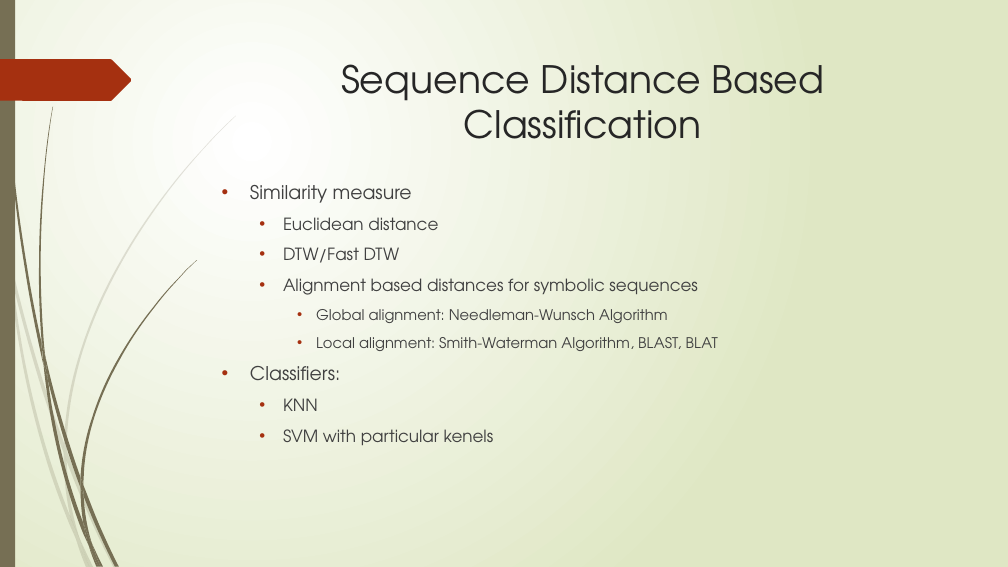
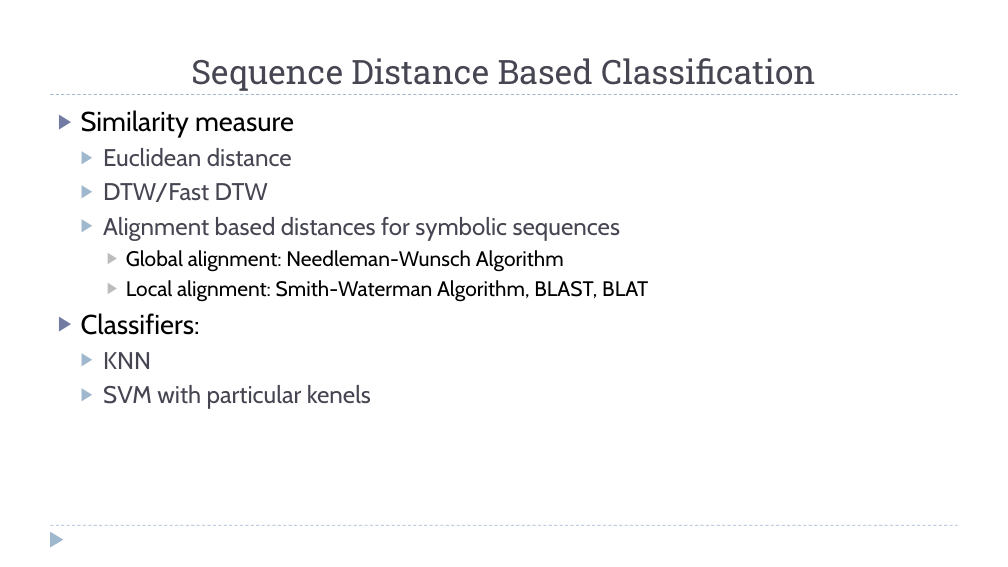
Before and after one commit to zixiaojindao/time-series-survey, a slide deck: slide 48 of slide/tsdm.pptx (slide 36 before the commit). Drawn at 1008x567 pixels with LibreOffice and Linux fonts; fonts in the diff are those of the drawing. Boxes give left, top, right and bottom in pixels: in the first picture for what was removed or moved away, otherwise in the second. Text is boxed around its words. In the diff, an @@ line names an element or a change of style, - is before the commit and + after.

```diff
--- a/slide/tsdm.pptx
+++ b/slide/tsdm.pptx
@@ background gradient #FFFFFF to #DFE8C4 to #FFFFFF @@
@@ rectangle removed at bbox=[0, 0, 15, 567] @@
@@ title "Sequence Distance Based Classification": place and size @@
-title "Sequence Distance Based Classification" at bbox=[341, 64, 825, 139]
+title "Sequence Distance Based Classification" at bbox=[191, 58, 815, 91]
@@ title "Sequence Distance Based Classification" at bbox=[191, 58, 815, 91]: size 36 to 32 pt, font TeX Gyre Adventor to Roboto Slab, text colour #262626 to #464653; vertical alignment top to bottom @@
@@ freeform shape removed at bbox=[0, 59, 132, 101] @@
@@ text "Similarity measure": place and size @@
-text "Similarity measure" at bbox=[250, 185, 718, 445]
+text "Similarity measure" at bbox=[81, 110, 648, 409]
@@ text "Similarity measure" at bbox=[81, 110, 648, 409]: size 18 to 26 pt in "Similarity measure", "Classifiers:"; font TeX Gyre Adventor to Cabin; text colour #404040 to #000000 in "Similarity measure", "Global alignment: Needleman-Wunsch Algorithm", "Local alignment: Smith-Waterman Algorithm, BLAST, BLAT", "Classifiers:"; size 16 to 23 pt, text colour #404040 to #464653 in "Euclidean distance", "DTW/Fast DTW", "Alignment based distances for symbolic sequences", "KNN" and 1 more places; size 14 to 20 pt in "Global alignment: Needleman-Wunsch Algorithm", "Local alignment: Smith-Waterman Algorithm, BLAST, BLAT"; bullet • to ▶; less space between paragraphs; bullet colour #A53010 to #727CA3; bullet colour #A53010 to #9FB8CD; bullet colour #A53010 to #BDBDBD @@
@@ line added from (51, 95) to (958, 95), #9FB8CD 0.75 pt dashed @@
@@ triangle added at bbox=[50, 532, 64, 548], fill #9FB8CD @@
@@ line added from (51, 526) to (958, 526), #9FB8CD 0.75 pt dashed @@
@@ group removed at bbox=[0, 116, 236, 567]: 10 freeform shapes @@
@@ group removed at bbox=[2, 0, 197, 567]: 12 freeform shapes @@
```
Also in this commit, not shown: 42 other slides changed, 7 slides added, 13 slides removed, 4 other files.
